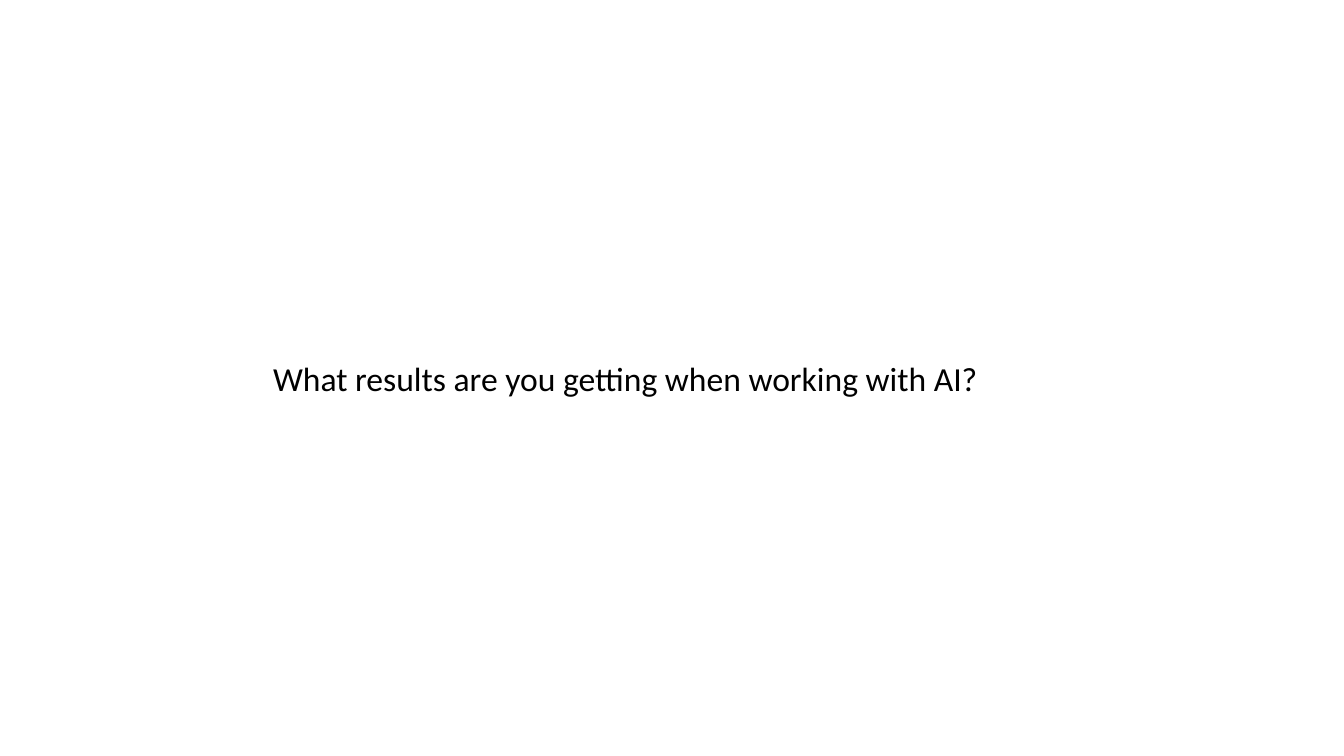
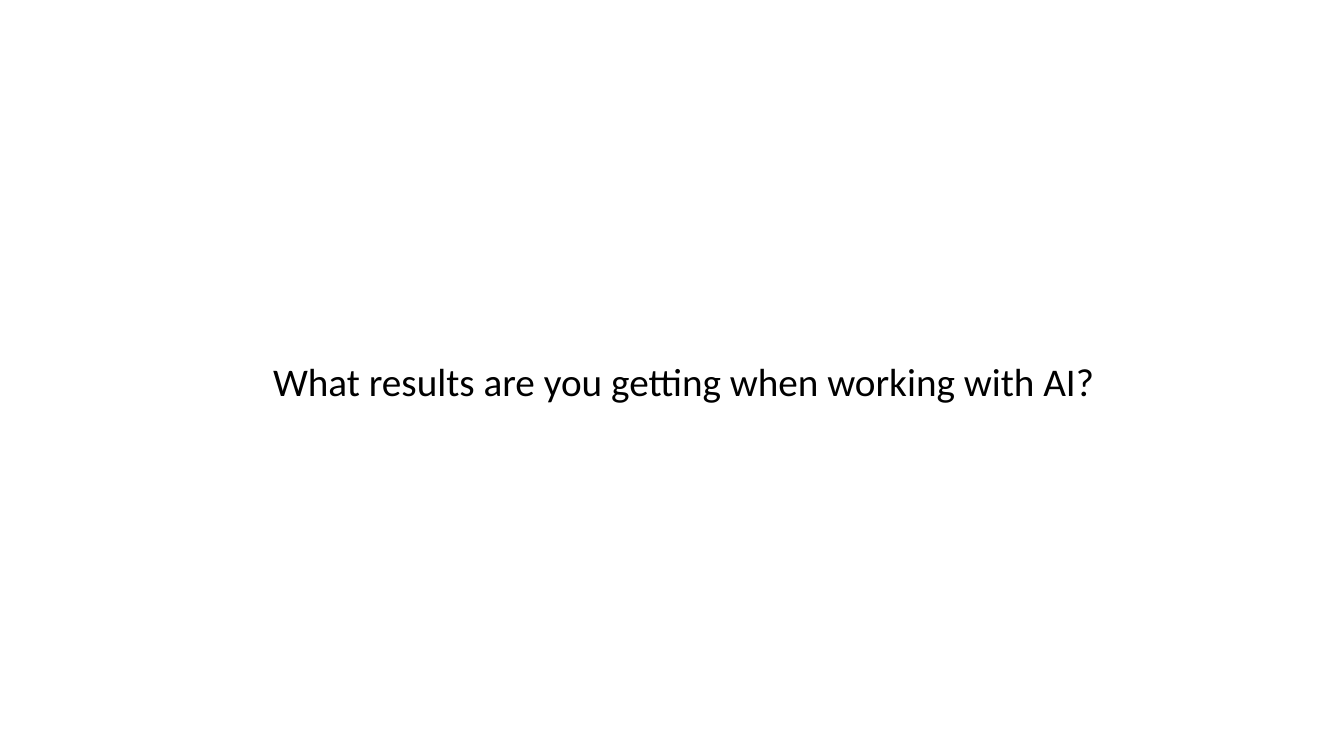
Before and after one commit to lexler/Talks, a slide deck: slide 2 of Slides/Core Patterns for Coding with AI.pptx. Drawn at 1344x756 pixels with LibreOffice and Linux fonts; fonts in the diff are those of the drawing. Boxes give left, top, right and bottom in pixels: in the first picture for what was removed or moved away, otherwise in the second. Text is boxed around its words. In the diff, an @@ line names an element or a change of style, - is before the commit and + after.

```diff
--- a/Slides/Core Patterns for Coding with AI.pptx
+++ b/Slides/Core Patterns for Coding with AI.pptx
@@ text "What results are you getting ..." at bbox=[273, 368, 1094, 403]: size 24 to 28 pt @@
```
Also in this commit, not shown: 3 other slides changed, 1 slide added.
